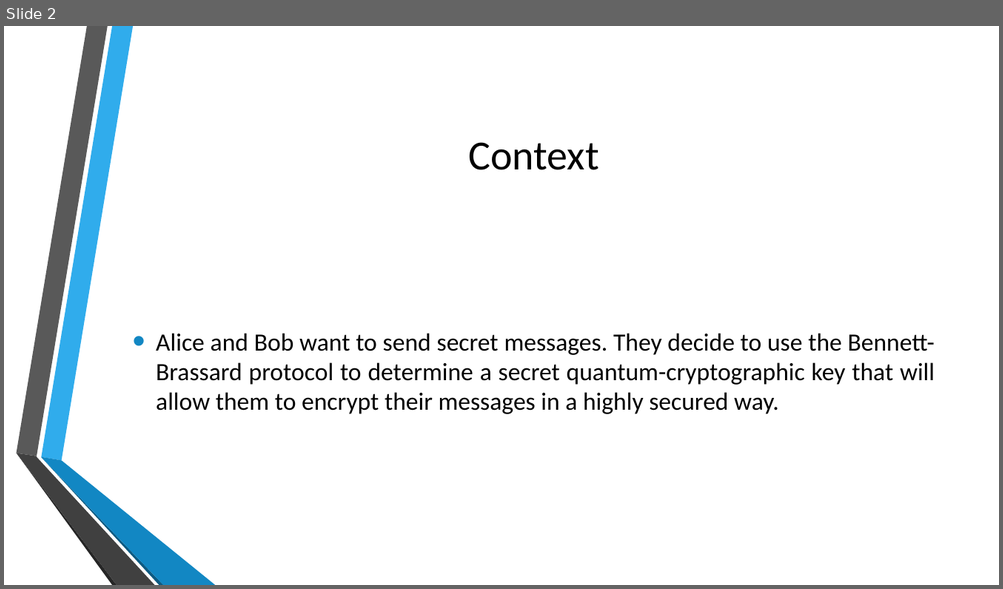
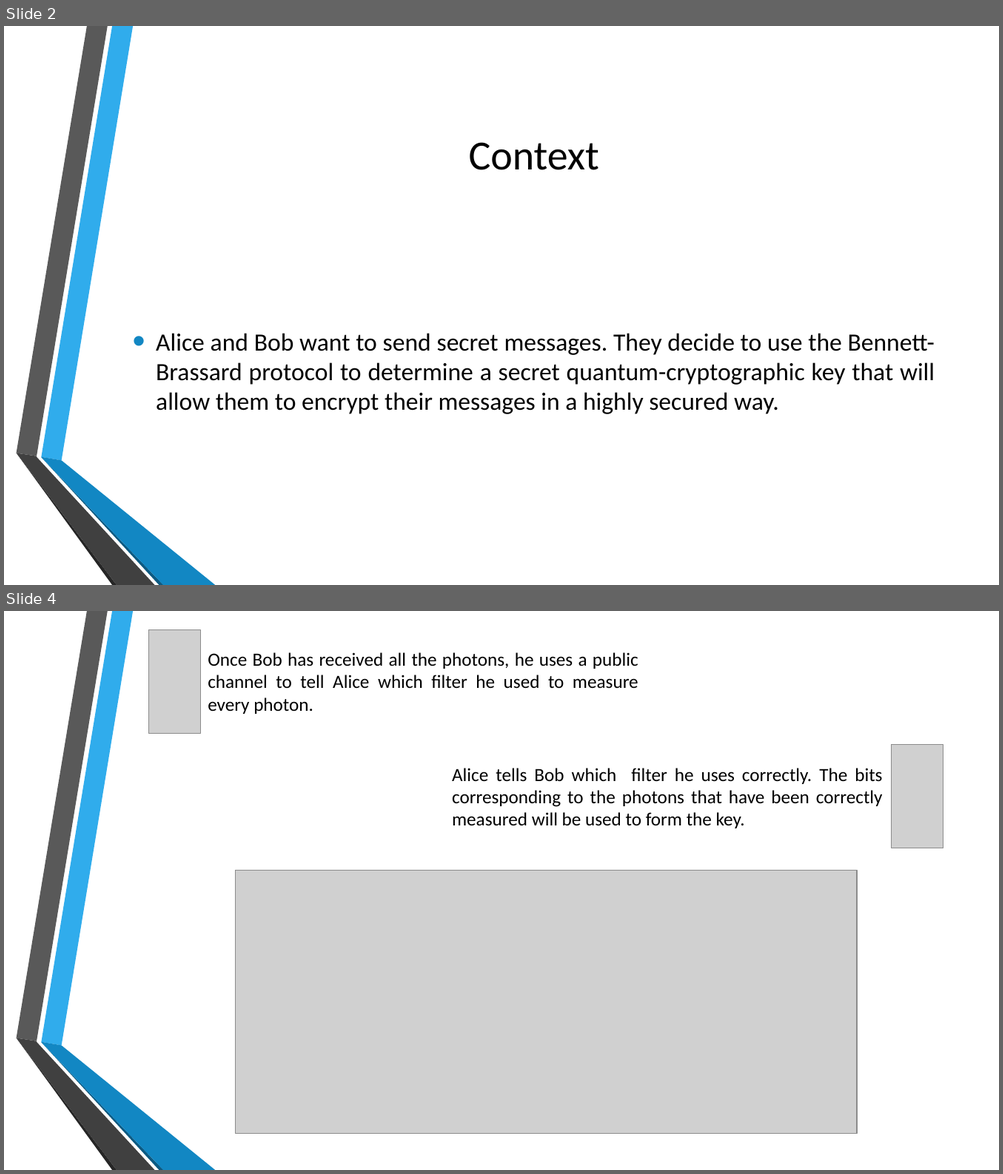
Before and after one commit to ArnaudGallardo/BB84, a slide deck: Simulations of Quantum Cryptography.pptx. Shown one above the other, each under a label of ours: slide 2 before the commit, slides 2 and 4 after it; the slides between them are not shown. The pictures are 1003x589 and 1003x1174 pixels, drawn with LibreOffice and Linux fonts; fonts in the diff are those of the drawing; grey boxes stand for pictures; background and template pictures are left out. Boxes give left, top, right and bottom in pixels: in the first picture for what was removed or moved away, otherwise in the second. Text is boxed around its words. In the diff, an @@ line names an element or a change of style, - is before the commit and + after.

```diff
--- a/Simulations of Quantum Cryptography.pptx
+++ b/Simulations of Quantum Cryptography.pptx
@@ slide 4 added at <box>4,611,999,1170</box>, background picture (left out); not listed: 6 template elements that a slide beside it also shows @@
@@ picture added at <box>149,629,200,733</box> @@
@@ text added at <box>208,652,638,714</box>, 18 pt, text #000000 @@
+Once Bob has received all the photons, he uses a public channel to tell Alice which filter he used to measure every photon.
@@ picture added at <box>891,745,942,849</box> @@
@@ text added at <box>452,768,882,829</box>, 18 pt, text #000000 @@
+Alice tells Bob which filter he uses correctly. The bits corresponding to the photons that have been correctly measured will be used to form the key.
@@ picture added at <box>236,871,856,1134</box> @@
```
Also in this commit, not shown: 3 slides changed, 1 other slide added.
